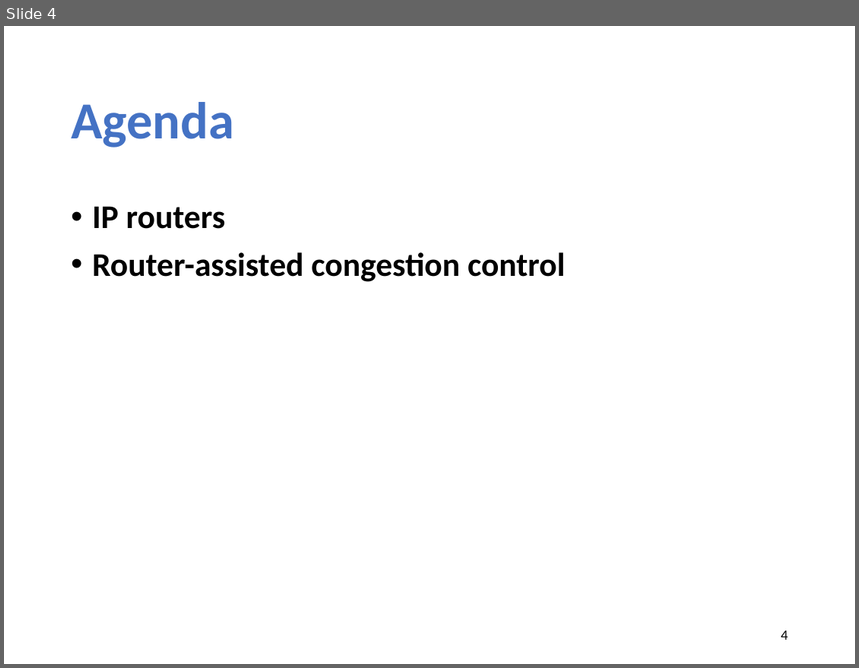
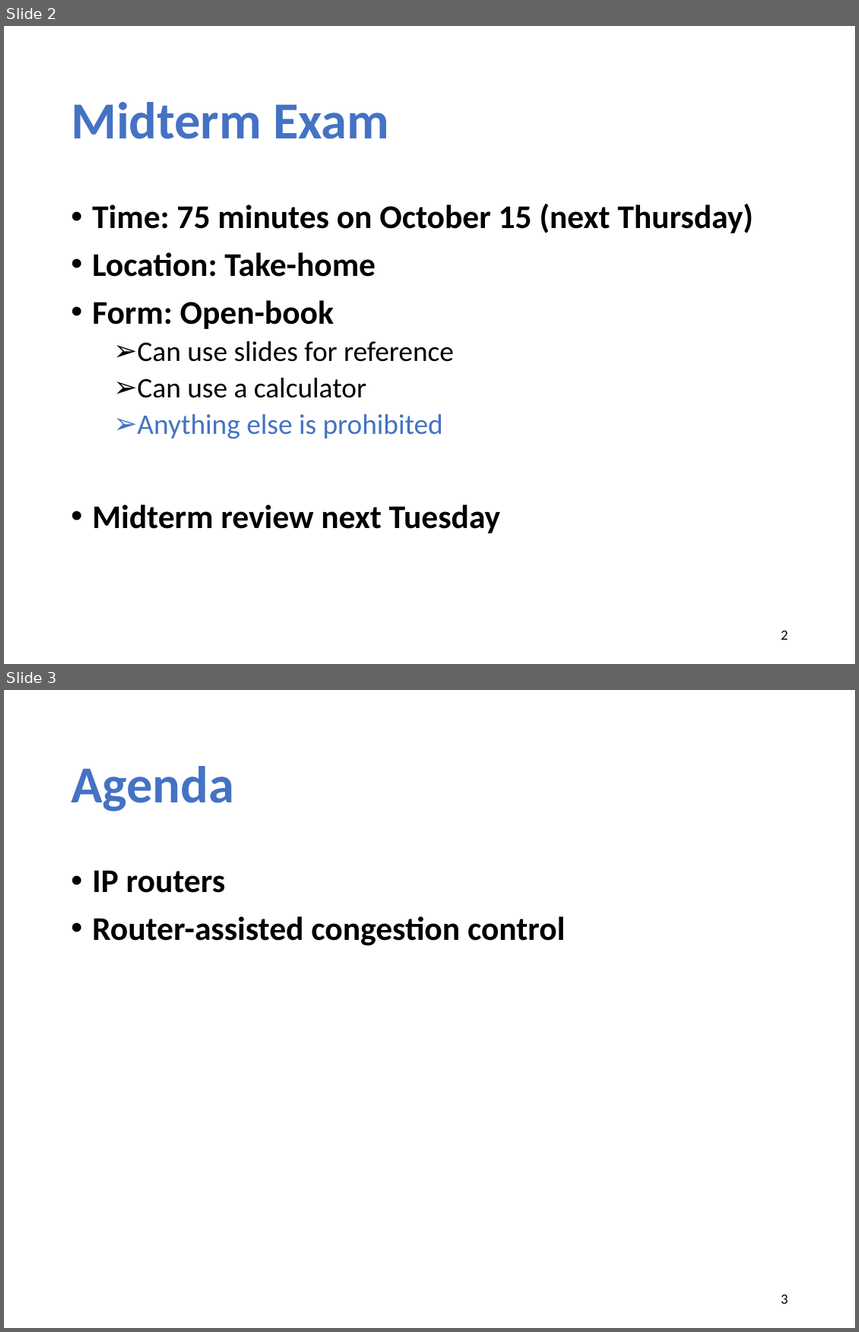
Before and after one commit to xinjin/course-net, a slide deck: slides/lec11_ip_router.pptx. Shown one above the other, each under a label of ours: slide 4 before the commit, slides 2 and 3 after it. The pictures are 859x668 and 859x1332 pixels, drawn with LibreOffice and Linux fonts; fonts in the diff are those of the drawing. Boxes give left, top, right and bottom in pixels: in the first picture for what was removed or moved away, otherwise in the second. Text is boxed around its words. In the diff, an @@ line names an element or a change of style, - is before the commit and + after.

```diff
--- a/slides/lec11_ip_router.pptx
+++ b/slides/lec11_ip_router.pptx
@@ slide 2 added at [4, 26, 855, 664], background #FFFFFF @@
@@ title added at [71, 102, 389, 139], 44 pt, text #4472C4, bold @@
+Midterm Exam
@@ text added at [92, 204, 754, 534], 28 pt, text #000000, bold @@
+• Time: 75 minutes on October 15 (next Thursday)
+• Location: Take-home
+• Form: Open-book
+  ➢ Can use slides for reference
+  ➢ Can use a calculator
+  ➢ Anything else is prohibited
+• Midterm review next Tuesday
@@ page number added at [781, 631, 788, 640], 12 pt, text #000000 @@
+2
@@ what was slide 4 is now slide 3 @@
@@ page number at [781, 1295, 788, 1304]: text changed @@
-4
+3
```
Also in this commit, not shown: 4 slides changed, 1 other slide added, 2 slides removed, 1 other file.
